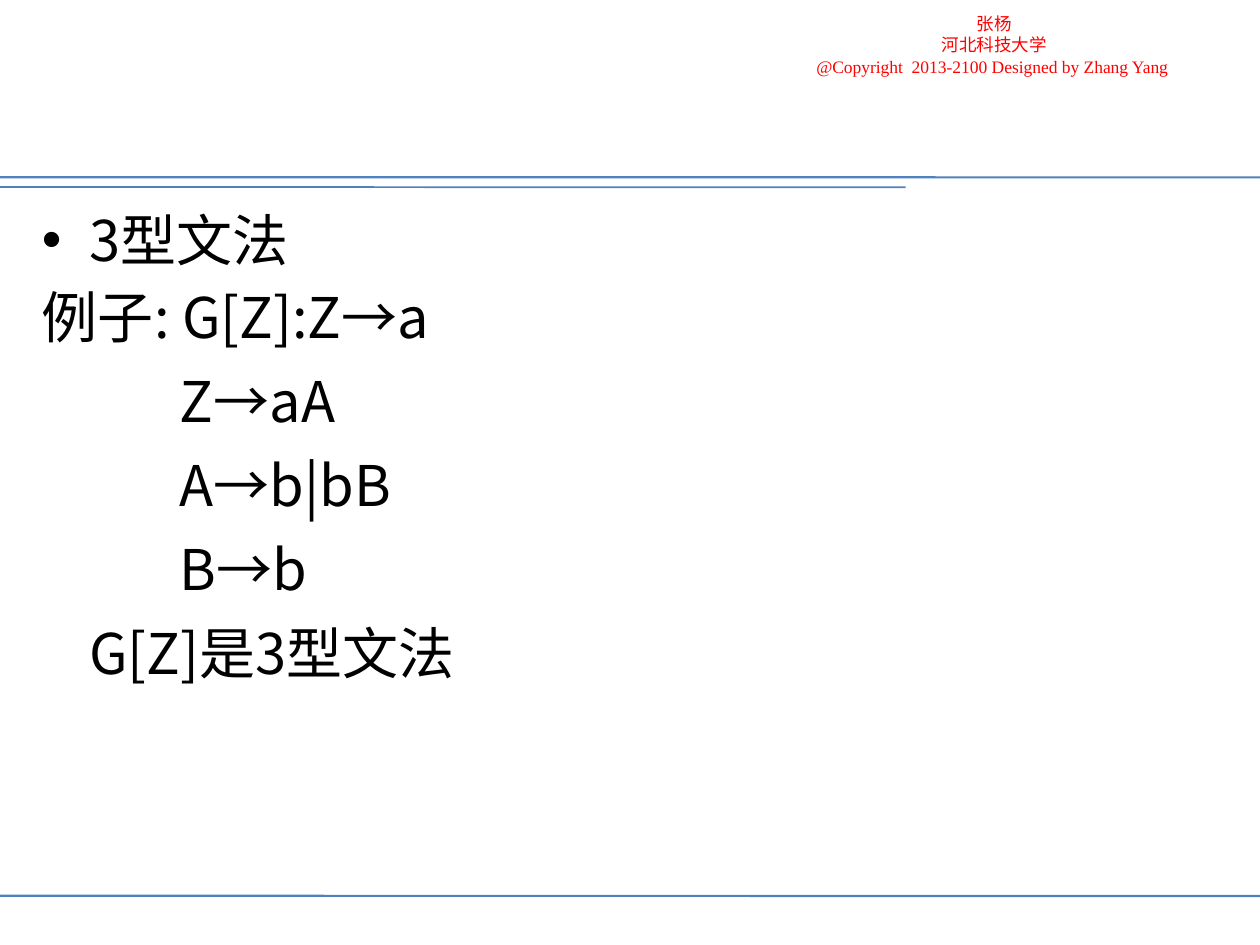
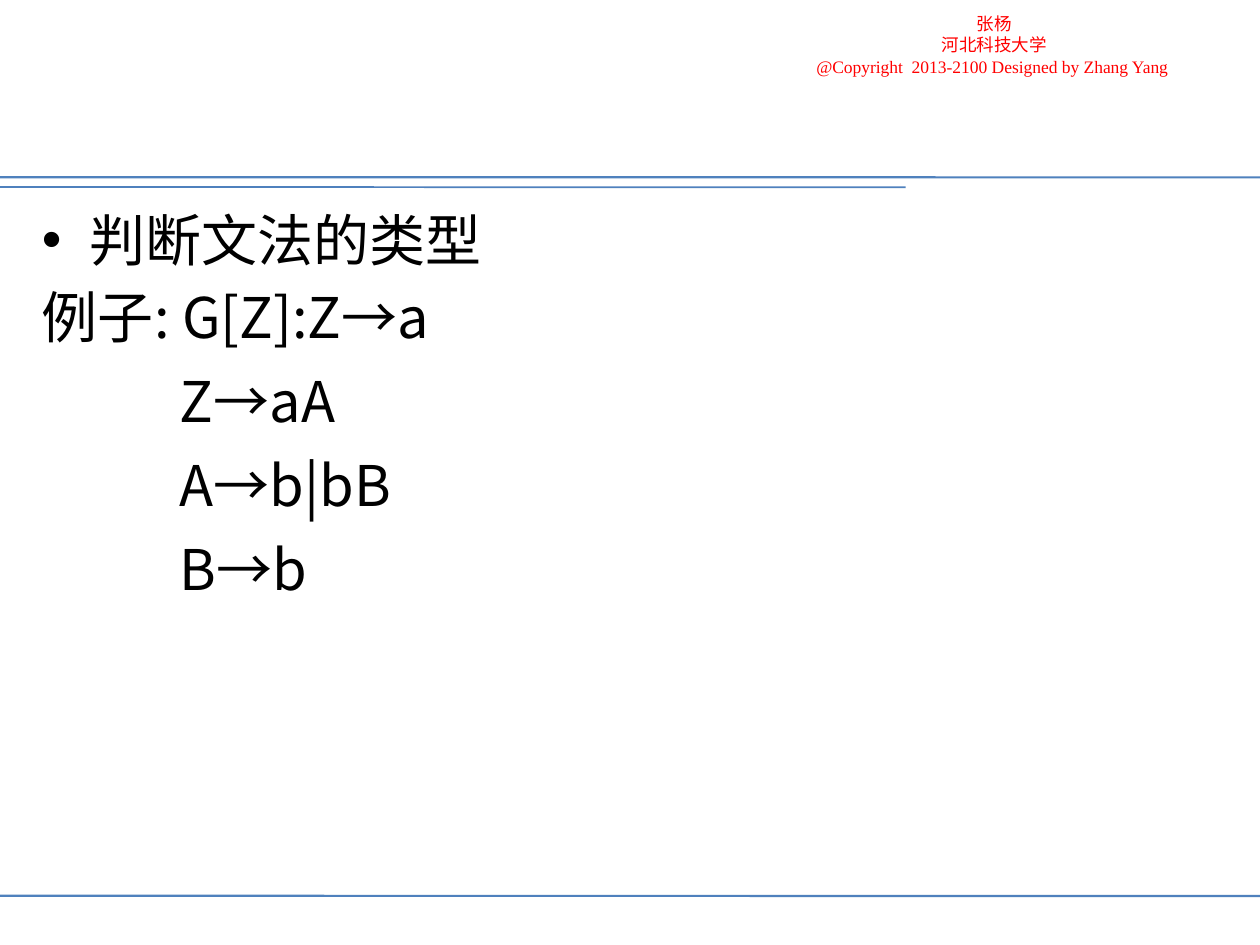
Before and after one commit to uzhangyang/uzhangyang.github.io, a slide deck: slide 25 of teaching/compiler/lessons/2-1.ppt (slide 24 before the commit). Drawn at 1260x945 pixels with LibreOffice and Linux fonts; fonts in the diff are those of the drawing; background and template pictures are left out. Boxes give left, top, right and bottom in pixels: in the first picture for what was removed or moved away, otherwise in the second. Text is boxed around its words. In the diff, an @@ line names an element or a change of style, - is before the commit and + after.

```diff
--- a/teaching/compiler/lessons/2-1.ppt
+++ b/teaching/compiler/lessons/2-1.ppt
@@ text at (89,213,481,266): text changed @@
-• 3型文法
+• 判断文法的类型
@@ text at (89,626,454,684): paragraph removed @@
-G[Z]是3型文法
```
Also in this commit, not shown: 7 other slides changed, 14 other files.
